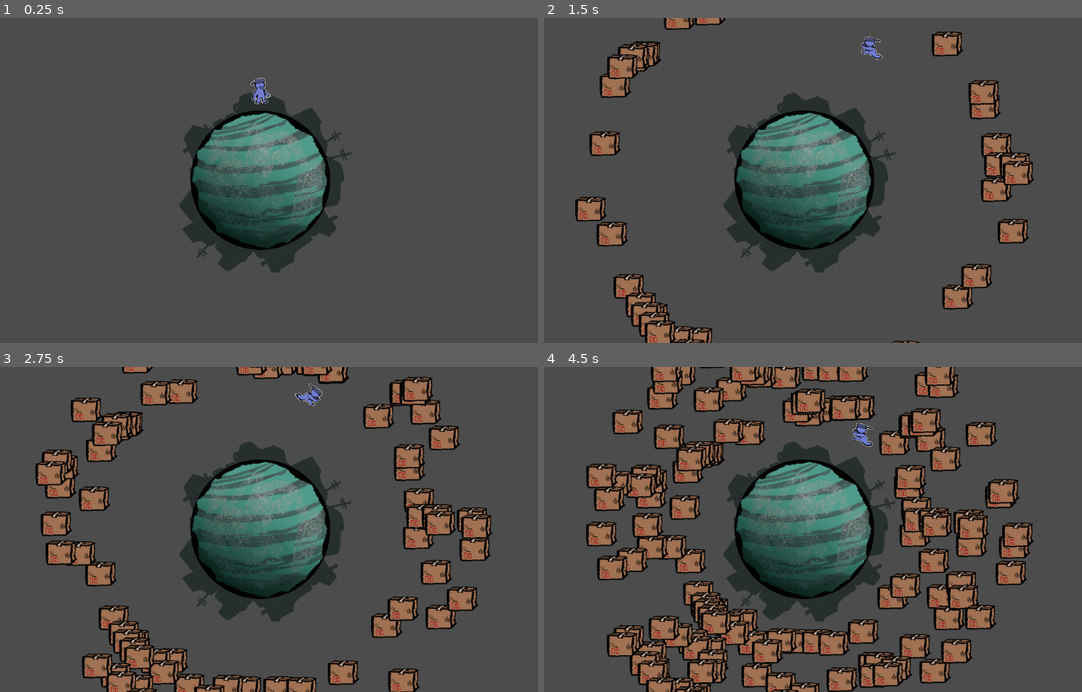
Above: before the commit, frames 1-4 (two rows, left to right).
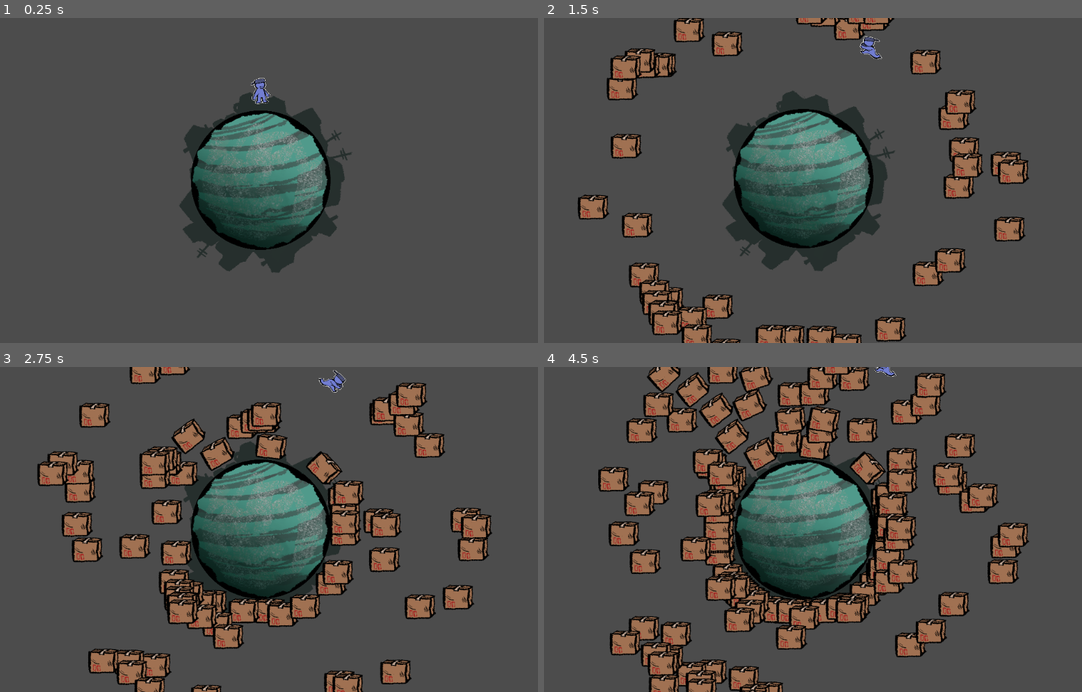
Above: after the commit, the same moments.

Repository: DanGrenade/TinyWorldJam
Game: Godot game, scene res://Scenes/GameTest.tscn
The game is run twice, just before and just after one commit, with the same random seed, the same clock (stepped at 60 frames per second) and the same inputs. The project has no main scene, so this scene is started directly.
Inputs:
- Up to frame 1 (0.25 s): no input
- Up to frame 2 (1.5 s): hold D (move_right) 0.53-1.28 s; hold Z 0.53-1.28 s; tap Space (jump) at 0.77 s; hold Left (move_left) from 1.28 s (still down); tap Z at 1.35 s
- Up to frame 3 (2.75 s): tap Space (jump) at 1.52 s; release Left (move_left) at 2.03 s; hold D (move_right) from 2.03 s (still down); hold Z from 2.03 s (still down)
- Up to frame 4 (4.5 s): release Z at 2.78 s; tap Z at 2.85, 4.35 s; tap Space (jump) at 3.02, 3.77 s; release D (move_right) at 3.53 s; hold Z 3.53-4.28 s; hold Left (move_left) from 3.53 s (still down)

The runs differ from the first frame. In frame 1, 0.2% of the frame differs, in the area x 35-65%, y 18-74%; in frame 2, 18%; in frame 3, 30%; in frame 4, 43%, in the area x 7-92%, y 0-100%.

Commit message:
Issue 011 - Trash hurts player, moves away when hit

Diff:
--- a/Scenes/GameTest.tscn
+++ b/Scenes/GameTest.tscn
@@ -8,6 +8,7 @@
 [node name="Node2D" type="Node2D"]
 
 [node name="Camera2D" type="Camera2D" parent="."]
+position = Vector2( -2, 0 )
 rotating = true
 current = true
 zoom = Vector2( 4, 4 )
@@ -23,3 +24,4 @@
 [node name="GarbageSpawner" type="Node" parent="."]
 script = ExtResource( 4 )
 gravity_node_path = NodePath("../GarbagePlanet")
+[connection signal="player_hit" from="PlayerCharacter" to="Camera2D" method="_on_PlayerCharacter_player_hit"]
--- a/Scripts/BasicTrash.gd
+++ b/Scripts/BasicTrash.gd
@@ -2,10 +2,12 @@
 
 var gravity_node
 
-enum {state_falling, state_stationary, state_held}
+export var max_distance = 5000
+
+enum {state_falling, state_stationary, state_held, state_floating}
 var current_state = state_falling
 
-export var fall_speed = 200
+export var fall_speed = 500
 var velocity = Vector2()
 
 func spawn(target, location):
@@ -20,15 +22,33 @@
 func _physics_process(delta):
 	if current_state == state_falling:
 
-		move_and_collide(velocity * delta)
-
-		if $RayCast2D_Left.is_colliding():
-			check_hit($RayCast2D_Left.get_collider(), delta)
+		var collision_data = move_and_collide(velocity * delta)
+		#If the below triggers, we've hit the player. Bounce off of them!
+		if collision_data:
+			if collision_data.collider.has_method("hit"):
+				current_state = state_floating
+				velocity = velocity.bounce(collision_data.normal)
+				move_and_collide(collision_data.remainder.bounce(collision_data.normal))
+				collision_data.collider.hit()
+				pass
 			pass
-		elif $RayCast2D_Right.is_colliding():
-			check_hit($RayCast2D_Right.get_collider(), delta)
+		else:
+			if $RayCast2D_Left.is_colliding():
+				check_hit($RayCast2D_Left.get_collider(), delta)
+				pass
+			elif $RayCast2D_Right.is_colliding():
+				check_hit($RayCast2D_Right.get_collider(), delta)
+				pass
 			pass
 		pass
+
+	if current_state == state_floating:
+		move_and_slide(velocity)
+		if global_position.distance_to(gravity_node.position) > max_distance:
+			queue_free()
+			pass
+		pass
+
 	pass
 
 func check_hit(collision_object, delta):
--- a/Scripts/GameCamera.gd
+++ b/Scripts/GameCamera.gd
@@ -2,6 +2,11 @@
 
 export var player_follow_path = NodePath()
 var player_follow_node
+
+var shaking = false
+export var max_shake = 0.3
+export var shake_reduction = 1
+var current_shake
 
 func _ready():
 	player_follow_node = get_node(player_follow_path)
@@ -9,7 +14,29 @@
 
 func _process(delta):
 
-
+	if shaking:
+		current_shake = move_toward(current_shake, 0, shake_reduction * delta)
+		if current_shake == 0:
+			offset = Vector2.ZERO
+			shaking = false
+			pass
+		else:
+			do_shake()
+			pass
+		pass
 	# global_rotation = player_follow_node.global_rotation
 
 	pass
+
+func do_shake():
+	offset_h = rand_range(-current_shake, current_shake)
+	offset_v = rand_range(-current_shake, current_shake)
+
+	pass
+
+func _on_PlayerCharacter_player_hit():
+	shaking = true
+	current_shake = max_shake
+	do_shake()
+
+	pass
--- a/Scripts/PlayerCharacter.gd
+++ b/Scripts/PlayerCharacter.gd
@@ -1,4 +1,8 @@
 extends KinematicBody2D
+
+signal player_hit
+export var max_health = 3
+var current_health
 
 var velocity = Vector2()
 var gravity_based_velocity = Vector2()
@@ -19,6 +23,12 @@
 func _ready():
 	gravity_body = get_node(gravity_body_path)
 	ground_raycast = get_node(ground_raycast_path)
+
+	game_initialize()
+	pass
+
+func game_initialize():
+	current_health = max_health
 	pass
 
 # Called every frame. 'delta' is the elapsed time since the previous frame.
@@ -97,3 +107,13 @@
 
 	move_and_slide(gravity_based_velocity)
 	pass
+
+func hit():
+	current_health - 1
+	if current_health == 0:
+		#do death stuff here
+		pass
+
+	emit_signal("player_hit")
+
+	pass
